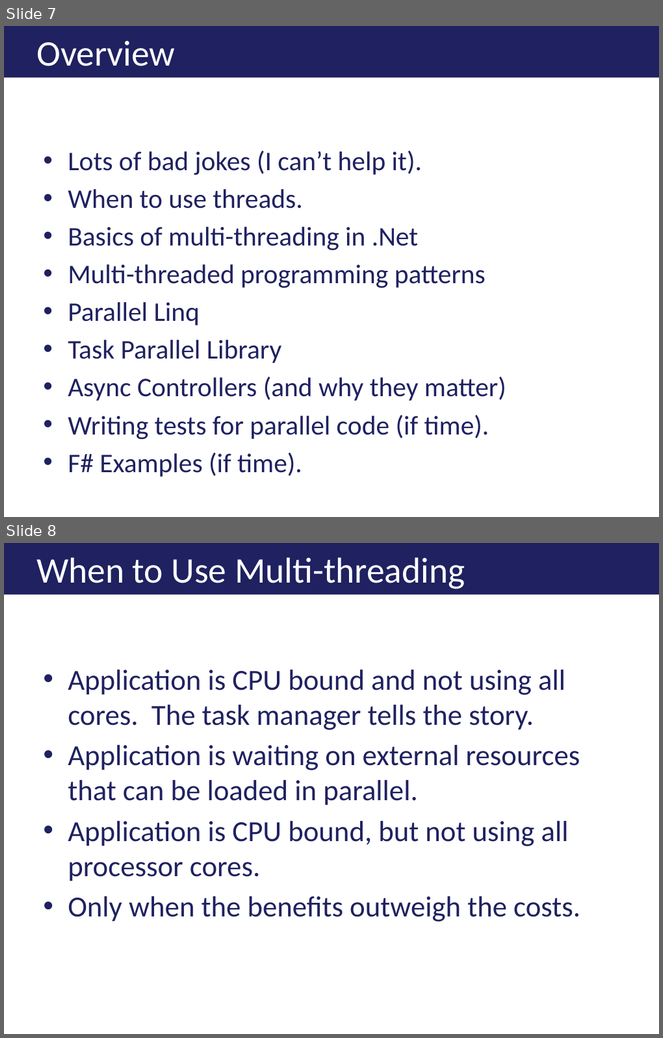
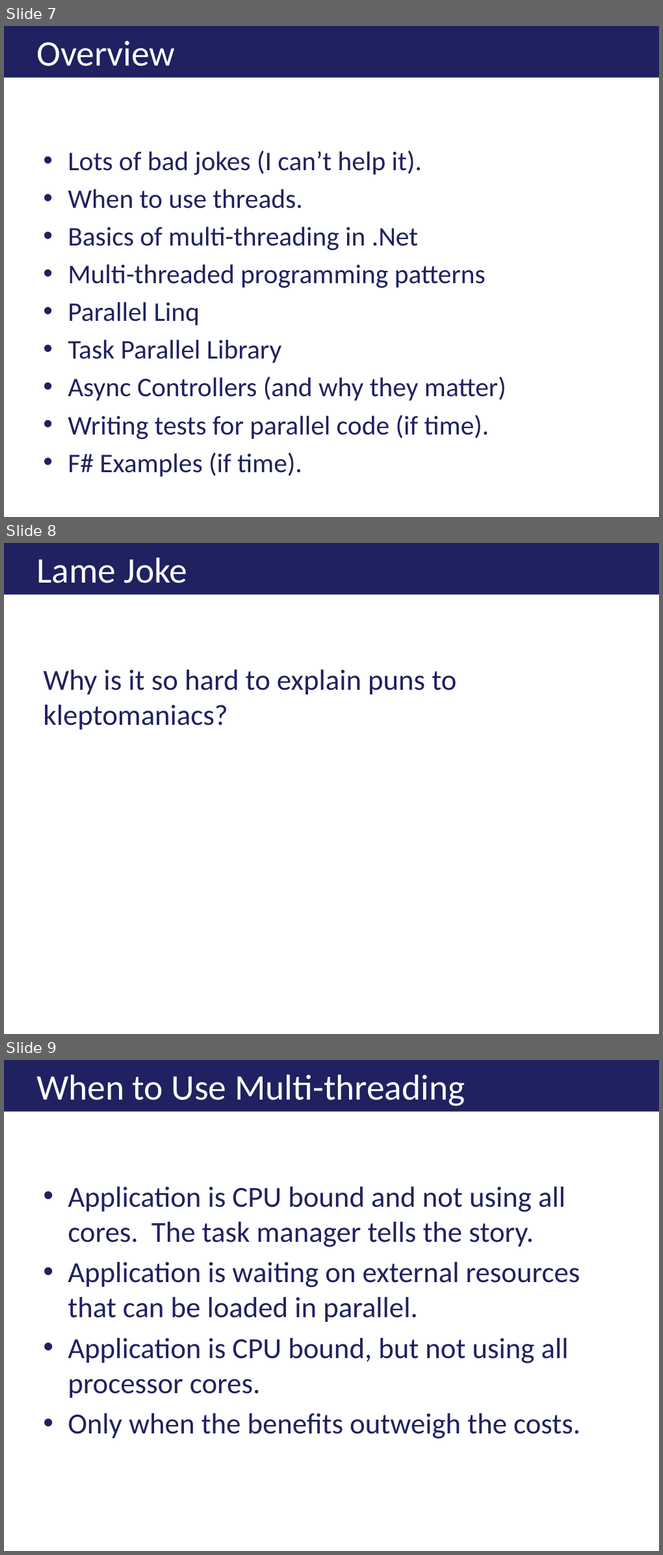
Before and after one commit to ericburcham/THasyINKnc, a slide deck: Presentation/THasINKync.pptx. Shown one above the other, each under a label of ours: slides 7 and 8 before the commit, slides 7, 8 and 9 after it. The pictures are 663x1038 and 663x1555 pixels, drawn with LibreOffice and Linux fonts; fonts in the diff are those of the drawing; background and template pictures are left out. Boxes give left, top, right and bottom in pixels: in the first picture for what was removed or moved away, otherwise in the second. Text is boxed around its words. In the diff, an @@ line names an element or a change of style, - is before the commit and + after.

```diff
--- a/Presentation/THasINKync.pptx
+++ b/Presentation/THasINKync.pptx
@@ slide 8 added at [4, 543, 659, 1034], background #FFFFFF @@
@@ title added at [4, 543, 659, 595], fill #1F2160, 39.6 pt, text #FFFFFF @@
+Lame Joke
@@ text added at [43, 670, 456, 730], 32 pt, text #1F2160 @@
+Why is it so hard to explain puns to kleptomaniacs?
@@ what was slide 8 is now slide 9 @@
```
Also in this commit, not shown: 1 slide changed, 8 other slides added.
